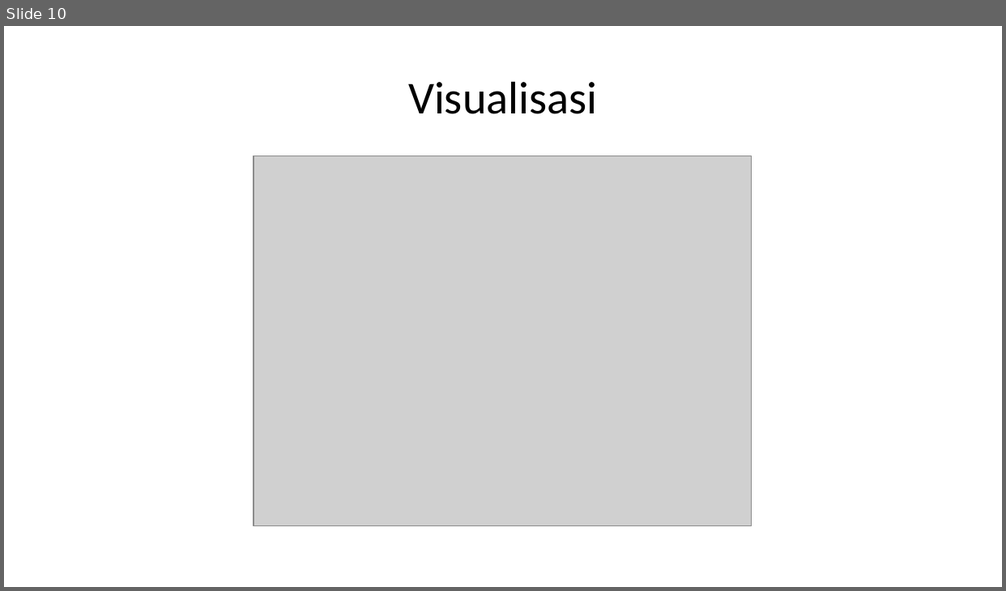
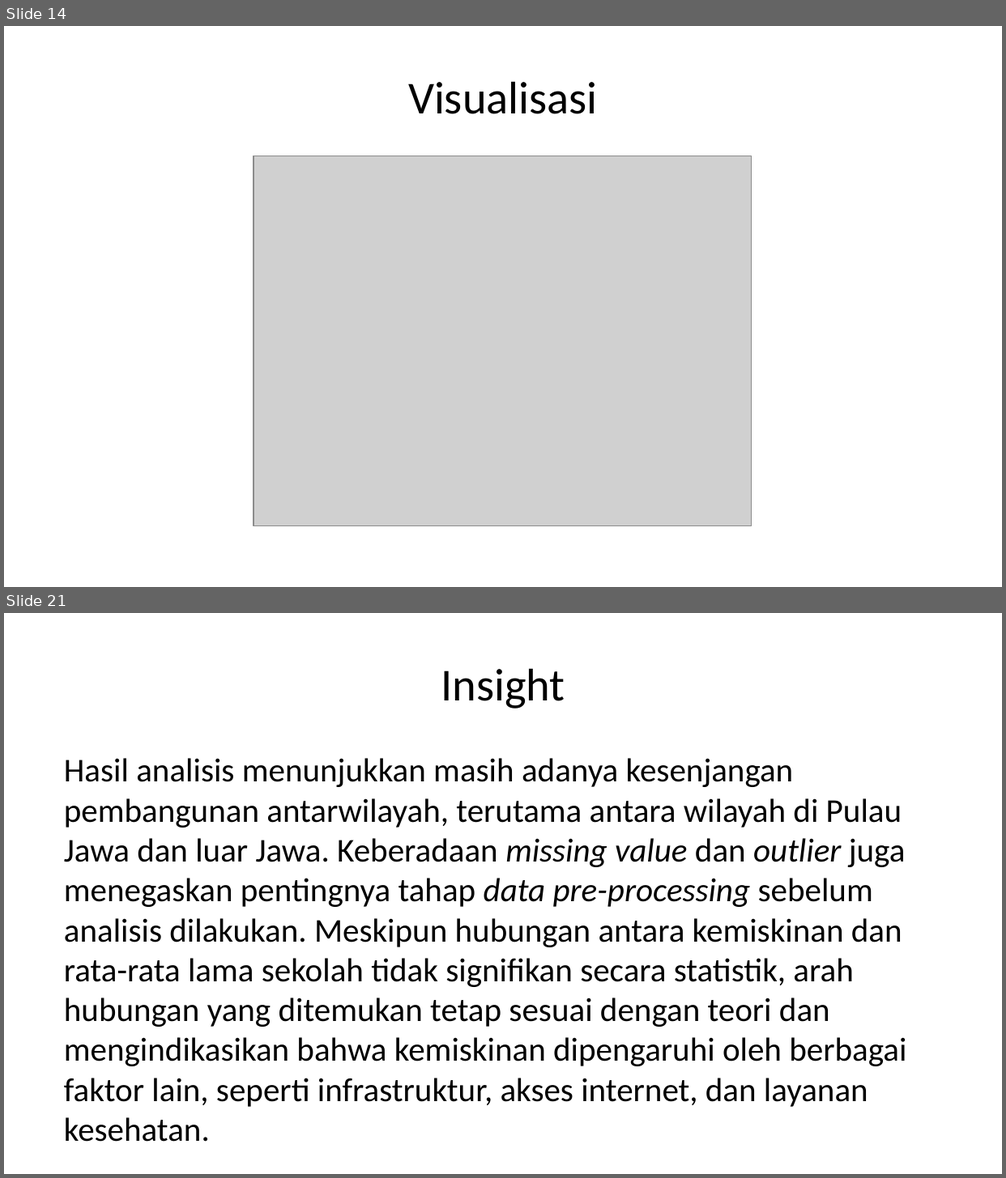
Before and after one commit to inbloom21/probstatproyekakhir, a slide deck: dokumen/PPT-Laporan.pptx. Shown one above the other, each under a label of ours: slide 10 before the commit, slides 14 and 21 after it; the slides between them are not shown. The pictures are 1006x591 and 1006x1178 pixels, drawn with LibreOffice and Linux fonts; fonts in the diff are those of the drawing; grey boxes stand for pictures. Boxes give left, top, right and bottom in pixels: in the first picture for what was removed or moved away, otherwise in the second. Text is boxed around its words. In the diff, an @@ line names an element or a change of style, - is before the commit and + after.

```diff
--- a/dokumen/PPT-Laporan.pptx
+++ b/dokumen/PPT-Laporan.pptx
@@ slide 21 added at (4, 613, 1002, 1174), background #FFFFFF @@
@@ title added at (441, 668, 565, 709), 33 pt, text #000000 @@
+Insight
@@ text added at (64, 758, 906, 1107), 24 pt, text #000000 @@
+Hasil analisis menunjukkan masih adanya kesenjangan pembangunan antarwilayah, terutama antara wilayah di Pulau Jawa dan luar Jawa. Keberadaan missing value dan outlier juga menegaskan pentingnya tahap data pre-processing sebelum analisis dilakukan. Meskipun hubungan antara kemiskinan dan rata-rata lama sekolah tidak signifikan secara statistik, arah hubungan yang ditemukan tetap sesuai dengan teori dan mengindikasikan bahwa kemiskinan dipengaruhi oleh berbagai faktor lain, seperti infrastruktur, akses internet, dan layanan kesehatan.
@@ what was slide 10 is now slide 14 @@
```
Also in this commit, not shown: 12 other slides added, 1 slide removed, 1 other file.
